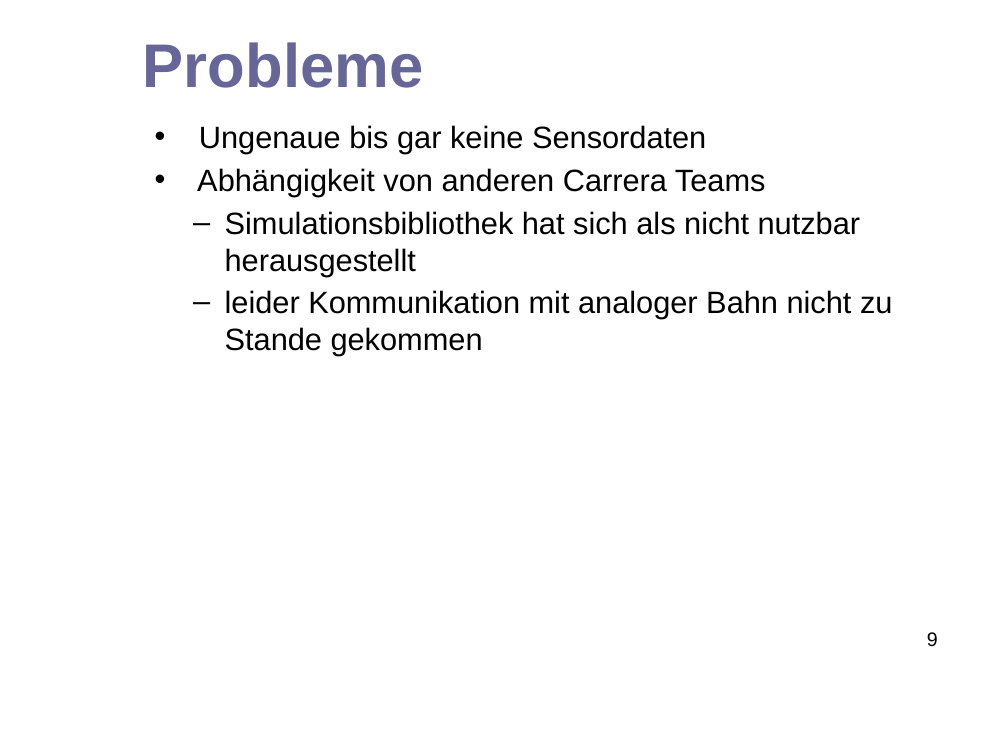
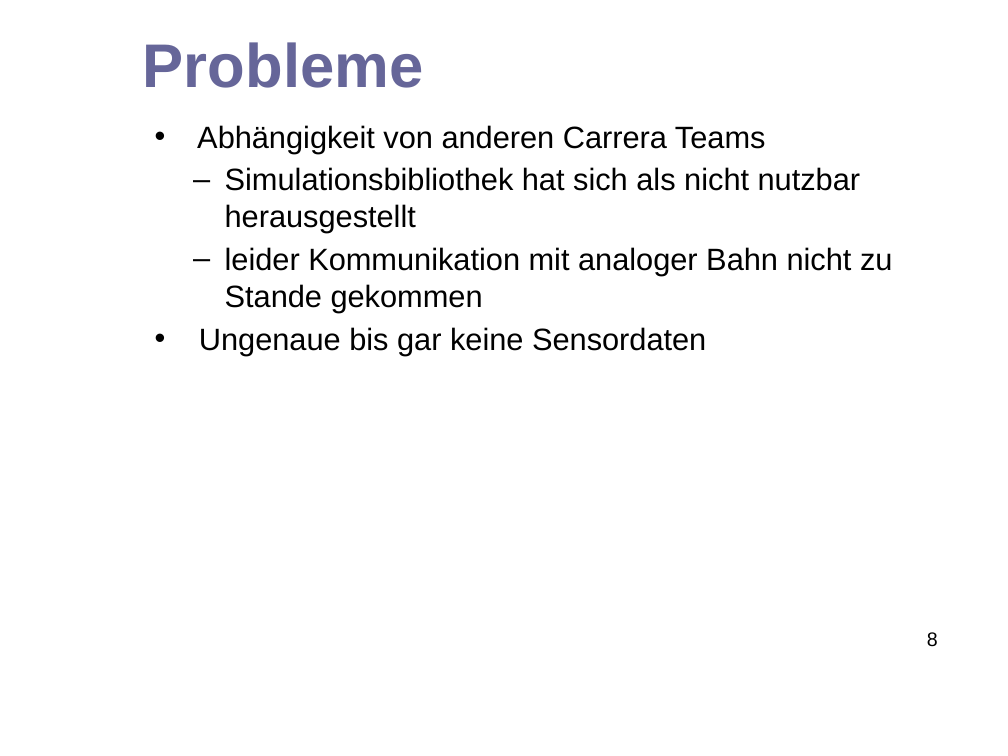
Before and after one commit to hheimbuerger/jacavi, a slide deck: slide 8 of docs/presentation documents/Abschlusspräsentation_JaCaVi.odp (slide 9 before the commit). Drawn at 1008x756 pixels with LibreOffice and Linux fonts; fonts in the diff are those of the drawing; background and template pictures are left out. Boxes give left, top, right and bottom in pixels: in the first picture for what was removed or moved away, otherwise in the second. Text is boxed around its words. In the diff, an @@ line names an element or a change of style, - is before the commit and + after.

```diff
--- a/docs/presentation documents/Abschlusspräsentation_JaCaVi.odp
+++ b/docs/presentation documents/Abschlusspräsentation_JaCaVi.odp
@@ text at [199, 125, 706, 154]: paragraph removed @@
-• Ungenaue bis gar keine Sensordaten
@@ text at [199, 327, 706, 356]: paragraph added @@
+• Ungenaue bis gar keine Sensordaten
@@ page number at [927, 632, 938, 647]: text changed @@
-9
+8
```
Also in this commit, not shown: 3 other slides changed, 1 slide added, 2 slides removed.
